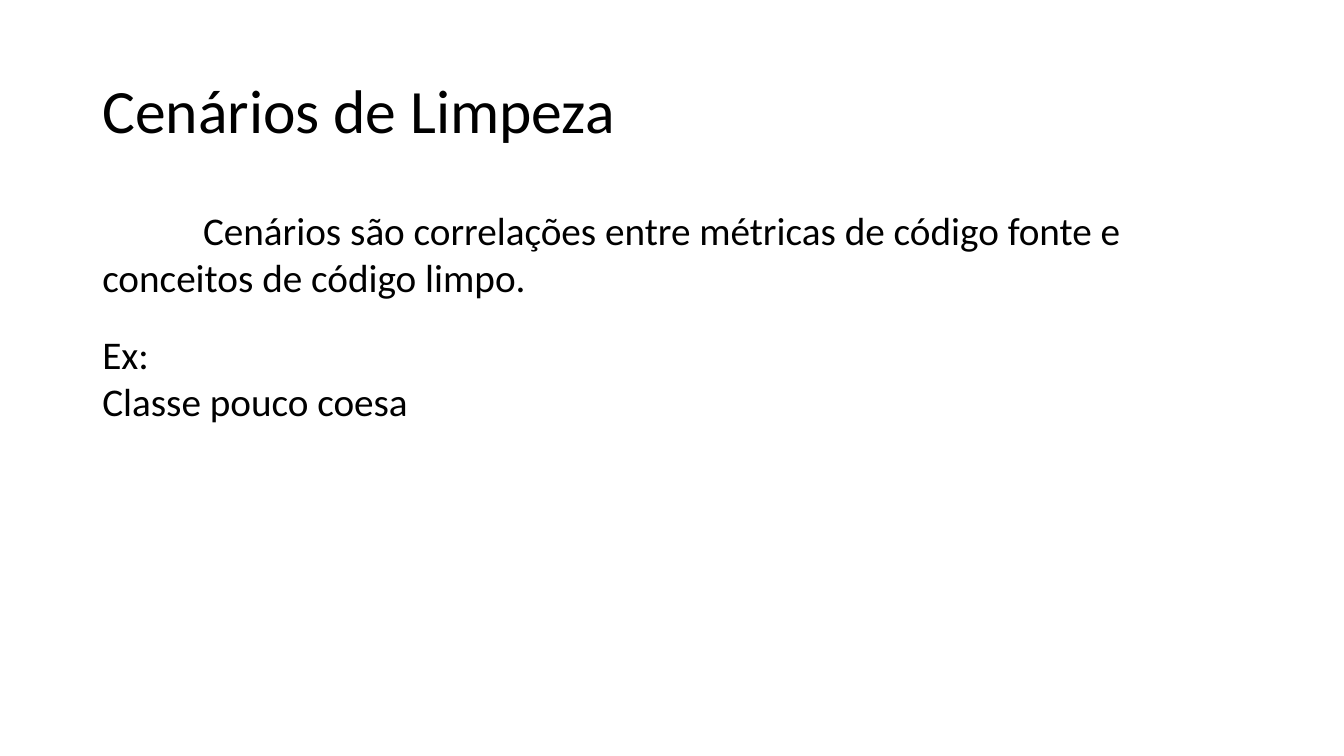
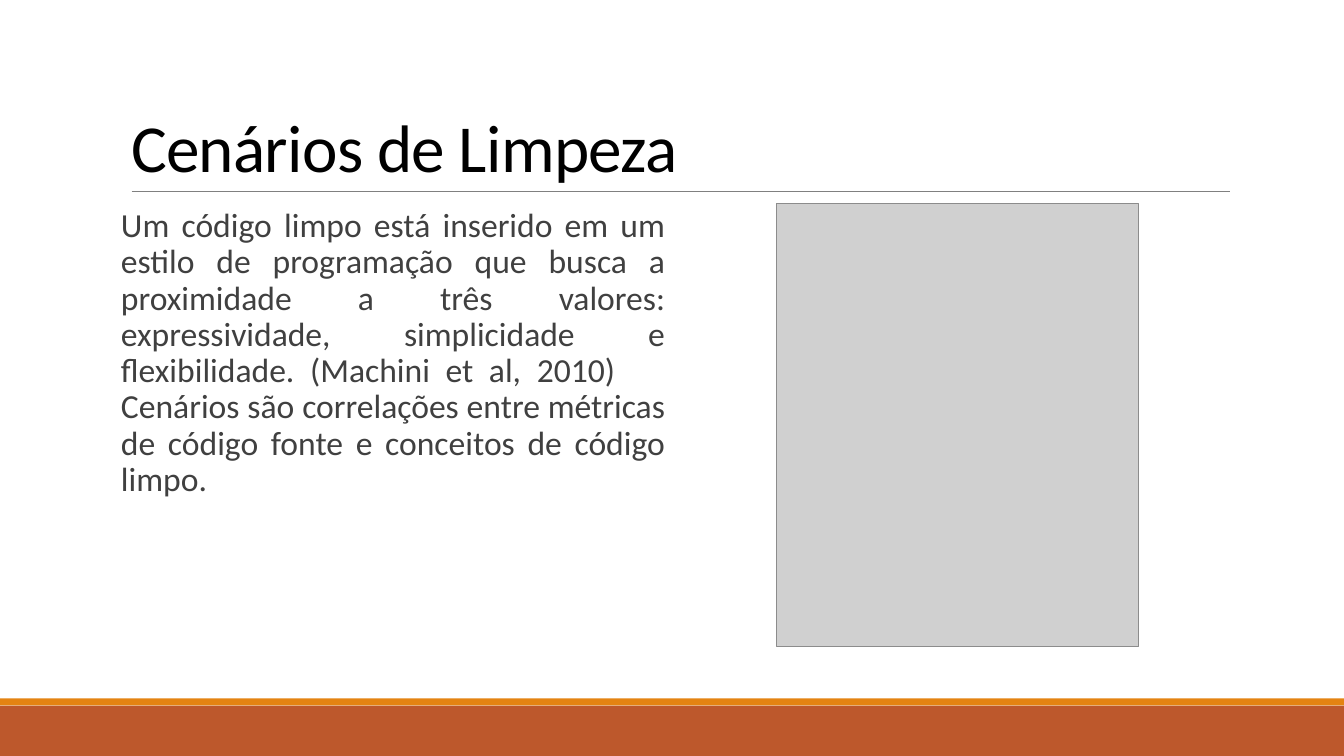
Before and after one commit to gutorc92/apresentacaoTCU, a slide deck: slide 6 of apresentacao.pptx (slide 7 before the commit). Drawn at 1344x756 pixels with LibreOffice and Linux fonts; fonts in the diff are those of the drawing; grey boxes stand for pictures. Boxes give left, top, right and bottom in pixels: in the first picture for what was removed or moved away, otherwise in the second. Text is boxed around its words. In the diff, an @@ line names an element or a change of style, - is before the commit and + after.

```diff
--- a/apresentacao.pptx
+++ b/apresentacao.pptx
@@ title "Cenários de Limpeza": place and size @@
-title "Cenários de Limpeza" at [102,90,614,143]
+title "Cenários de Limpeza" at [131,125,678,183]
@@ title "Cenários de Limpeza" at [131,125,678,183]: size 44 to 48 pt, letter spacing 0 to -0.5 pt; line spacing 0.9 to 0.85; vertical alignment middle to bottom @@
@@ line added from (132, 192) to (1231, 192), #808080 0.5 pt @@
@@ picture added at [776,204,1138,647] @@
@@ text removed at [102,217,1120,423] @@
-Cenários são correlações entre métricas de código fonte e conceitos de código limpo.
-Ex:
-Classe pouco coesa
@@ text added at [121,213,665,497], 24 pt, text #404040 @@
+Um código limpo está inserido em um estilo de programação que busca a proximidade a três valores: expressividade, simplicidade e flexibilidade. (Machini et al, 2010) Cenários são correlações entre métricas de código fonte e conceitos de código limpo.
@@ rectangle added at [0,706,1344,756], fill #BD582C @@
@@ rectangle added at [0,699,1344,706], fill #E48312 @@
```
Also in this commit, not shown: 9 other slides changed, 5 slides added, 5 slides removed, 5 other files.
